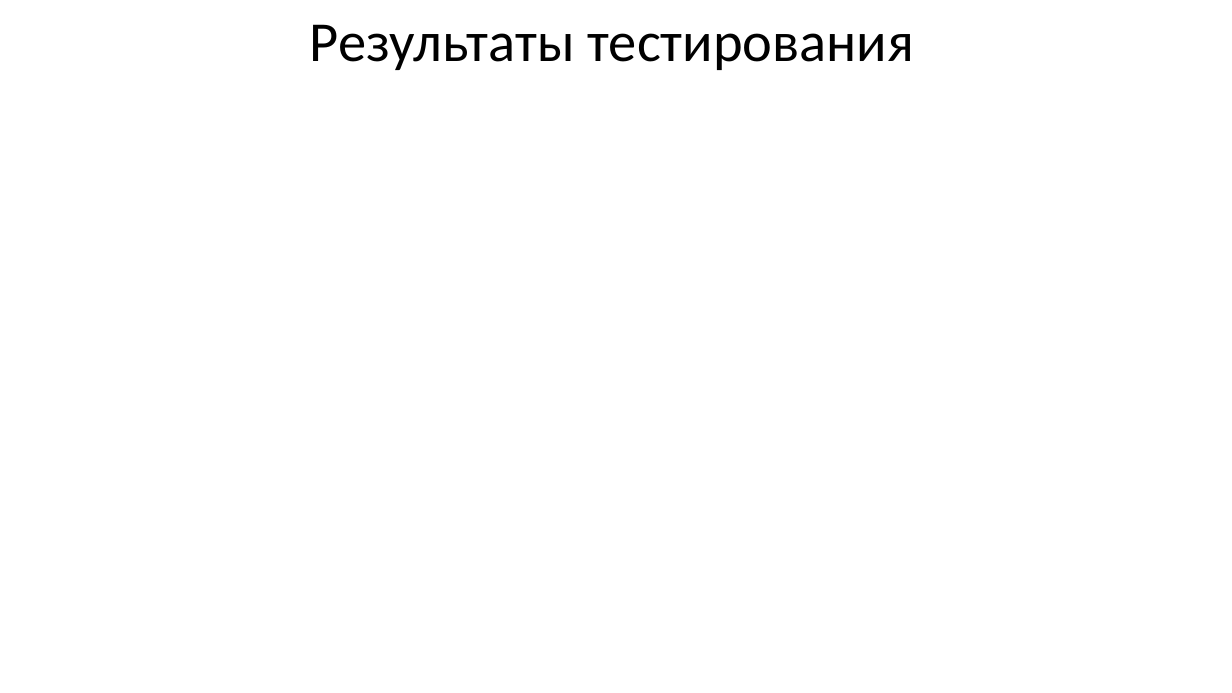
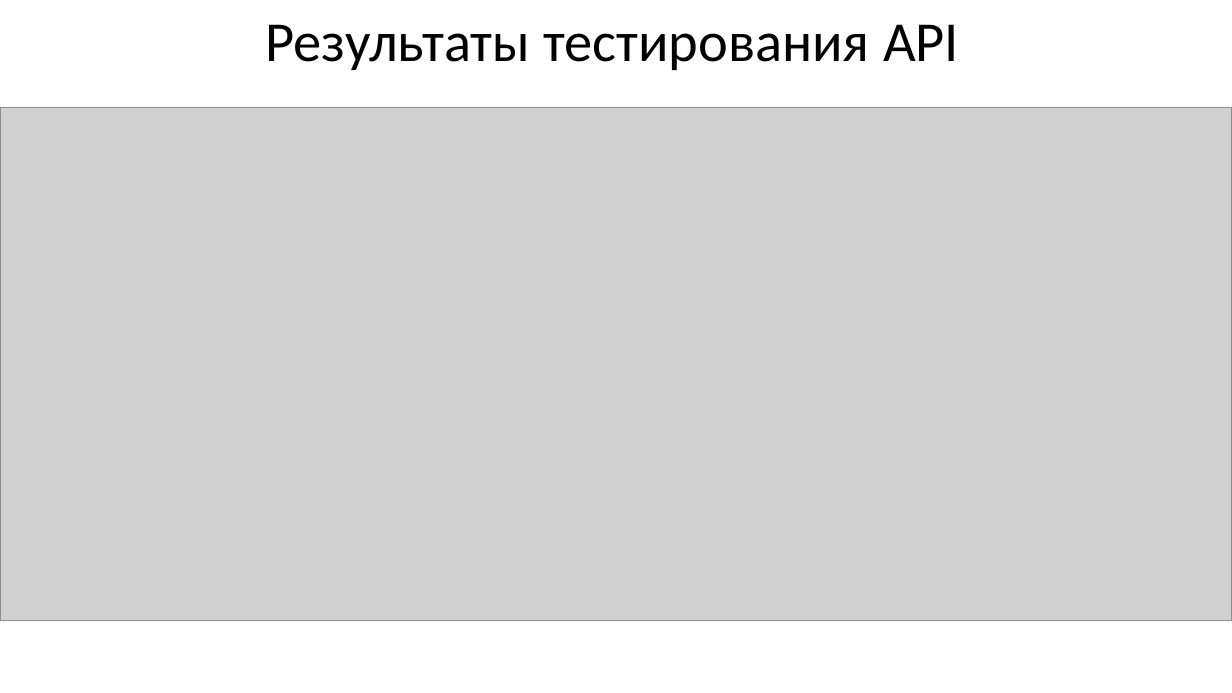
Before and after one commit to moevm/mse_automatic_pause_cutter_from_video, a slide deck: slide 4 of docs/step_3.pptx. Drawn at 1232x693 pixels with LibreOffice and Linux fonts; fonts in the diff are those of the drawing; grey boxes stand for pictures. Boxes give left, top, right and bottom in pixels: in the first picture for what was removed or moved away, otherwise in the second. Text is boxed around its words. In the diff, an @@ line names an element or a change of style, - is before the commit and + after.

```diff
--- a/docs/step_3.pptx
+++ b/docs/step_3.pptx
@@ title at (265,24,959,70): text changed @@
-Результаты тестирования
+Результаты тестирования API
@@ picture added at (1,107,1232,620) @@
```
Also in this commit, not shown: 2 other slides changed, 1 slide added, 1 other file.
